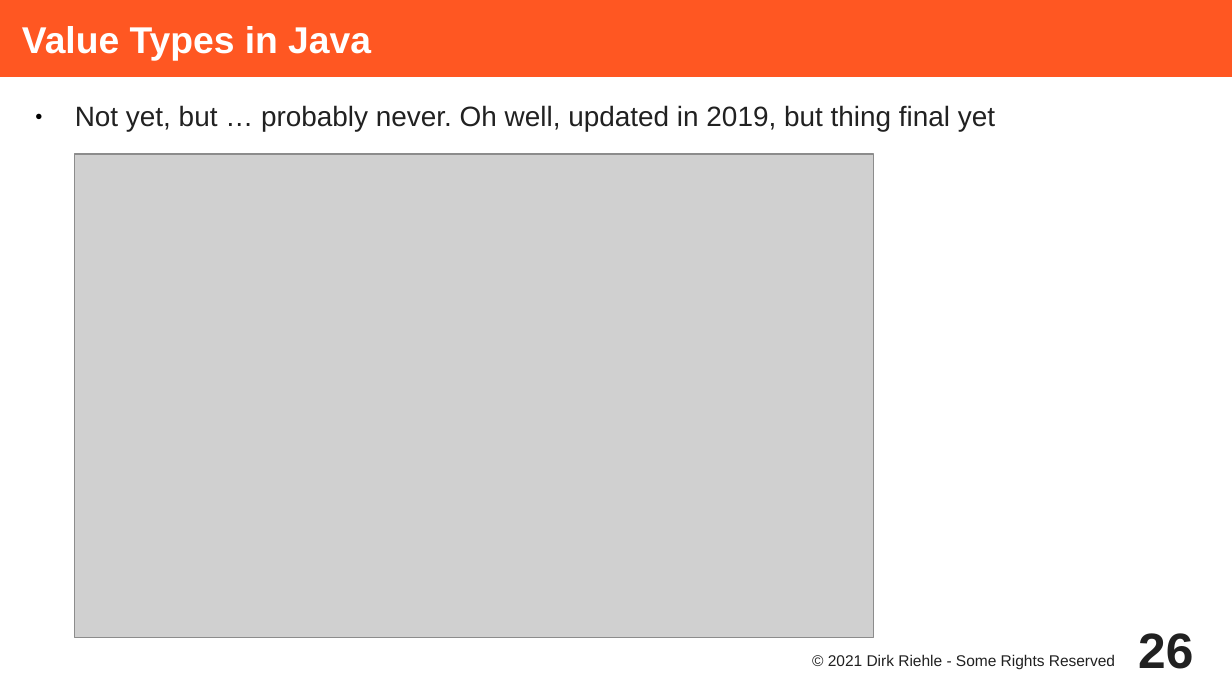
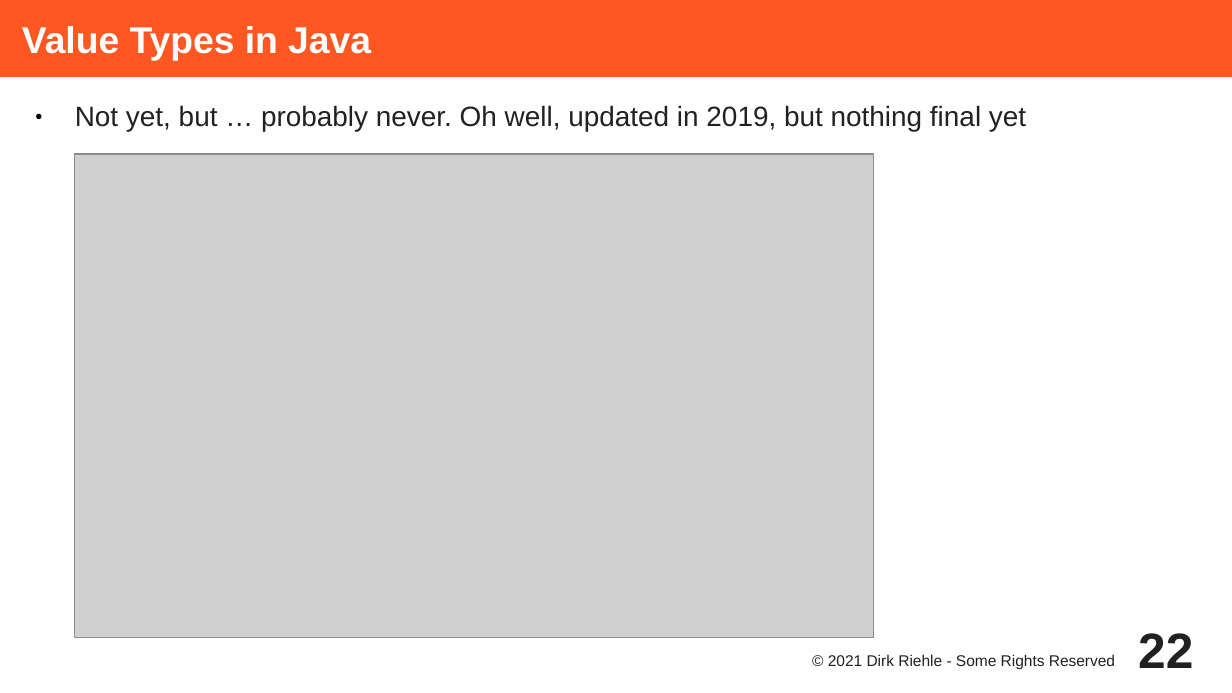
Before and after one commit to dirkriehle/adap-course, a slide deck: slide 22 of Lecture Slides/ADAP C06 - Value Objects.odp (slide 26 before the commit). Drawn at 1232x693 pixels with LibreOffice and Linux fonts; fonts in the diff are those of the drawing; grey boxes stand for pictures. Boxes give left, top, right and bottom in pixels: in the first picture for what was removed or moved away, otherwise in the second. Text is boxed around its words. In the diff, an @@ line names an element or a change of style, - is before the commit and + after.

```diff
--- a/Lecture Slides/ADAP C06 - Value Objects.odp
+++ b/Lecture Slides/ADAP C06 - Value Objects.odp
@@ text at bbox=[75, 105, 1026, 132]: text changed @@
-● Not yet, but … probably never. Oh well, updated in 2019, but thing final yet
+● Not yet, but … probably never. Oh well, updated in 2019, but nothing final yet
@@ page number at bbox=[1138, 633, 1193, 668]: text changed @@
-26
+22
```
Also in this commit, not shown: 7 other slides changed, 6 slides added, 11 other files.
